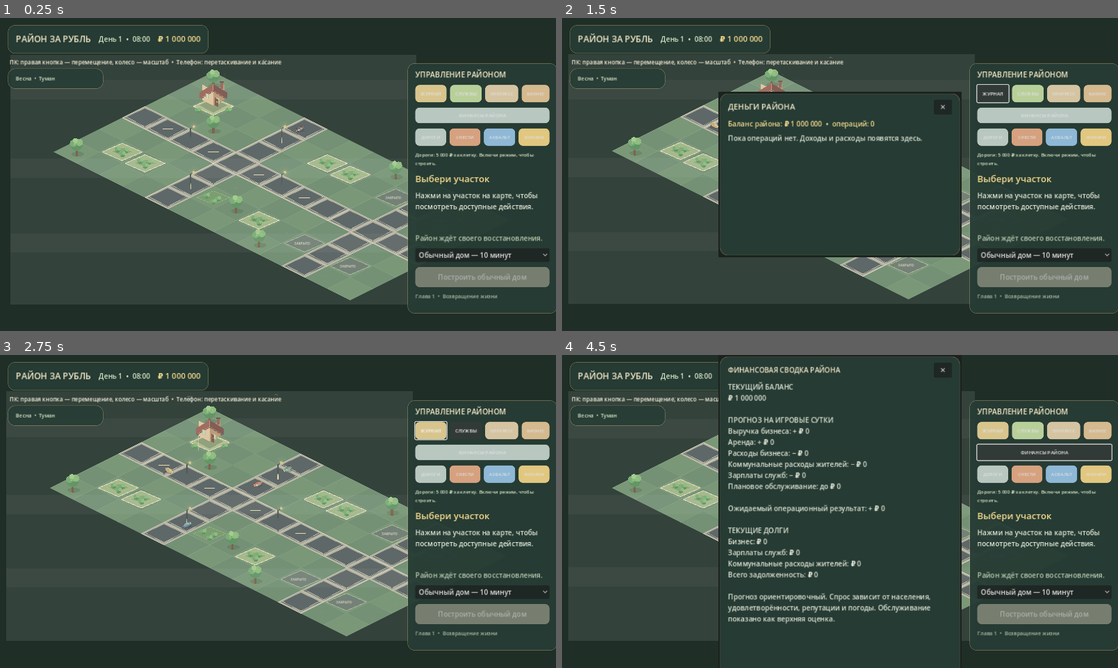
Above: before the commit, frames 1-4 (two rows, left to right).
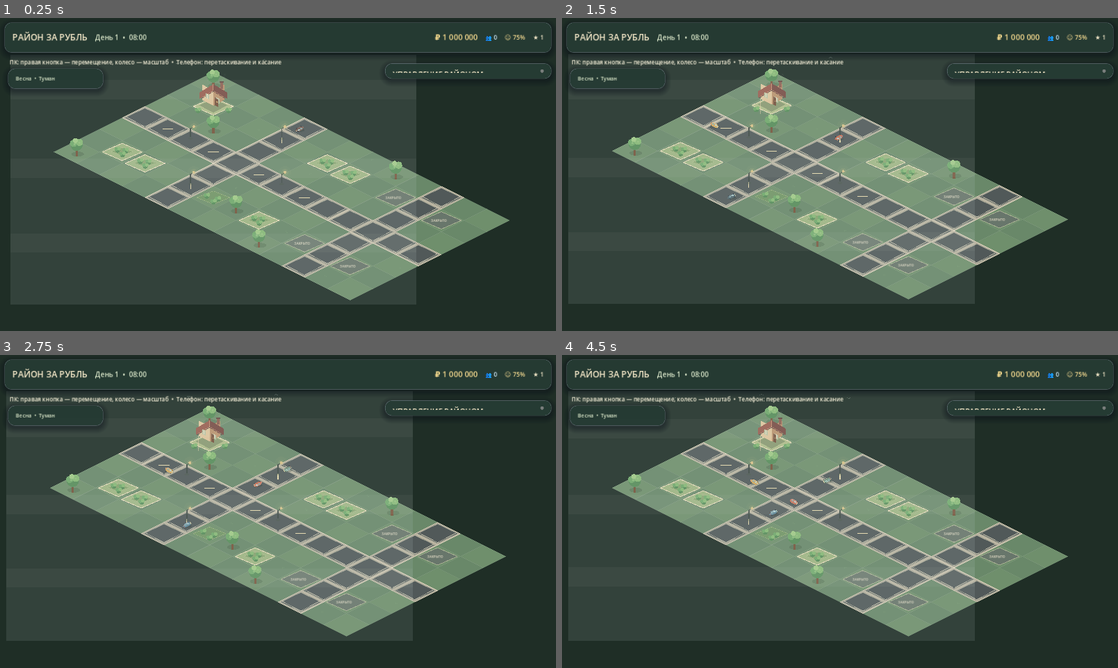
Above: after the commit, the same moments.

Repository: wellbi-creator/rayon-za-rubl
Game: Godot game, scene res://scenes/main.tscn
The game is run twice, just before and just after one commit, with the same random seed, the same clock (stepped at 60 frames per second) and the same inputs.
Inputs (mouse positions are in pixels of both pictures, inside the frame that each line leads up to):
- Up to frame 1 (0.25 s): no input
- Up to frame 2 (1.5 s): move the mouse to (962, 158) at 0.52 s; hold D 0.53-1.25 s; click (962, 158) at 0.67 s; click "ЖУРНАЛ" at 1.25 s
- Up to frame 3 (2.75 s): click "СЛУЖБЫ" at 2 s
- Up to frame 4 (4.5 s): click "ПРОГРЕСС" at 2.75 s; click "БИЗНЕС" at 3.5 s; click "ФИНАНСЫ РАЙОНА" at 4.25 s

The runs differ from the first frame. In frame 1, 11% of the frame differs, in the area x 0-100%, y 1-95%; in frame 2, 30%; in frame 3, 11%; in frame 4, 32%, in the area x 0-100%, y 0-100%.

Commit message:
M6.1: introduce responsive HUD and glass panel styling

Diff:
--- a/scripts/main.gd
+++ b/scripts/main.gd
@@ -98,6 +98,11 @@
 var road_asphalt_button: Button
 var road_lamp_button: Button
 var road_tool_status_label: Label
+var top_hud_panel: PanelContainer
+var district_panel: PanelContainer
+var resident_hud_label: Label
+var satisfaction_hud_label: Label
+var level_hud_label: Label
 
 func _ready() -> void:
 	economy = EconomyServiceScript.new()
@@ -164,7 +169,8 @@
 	_create_progression_popup()
 	_create_district_event_popup()
 
-	var top_panel := PanelContainer.new()
+	top_hud_panel = PanelContainer.new()
+	var top_panel := top_hud_panel
 	top_panel.set_anchors_and_offsets_preset(Control.PRESET_TOP_LEFT)
 	top_panel.position = Vector2(18, 16)
 	top_panel.custom_minimum_size = Vector2(370, 66)
@@ -189,6 +195,18 @@
 	balance_label.add_theme_font_size_override("font_size", 18)
 	balance_label.add_theme_color_override("font_color", Color("#f4d98d"))
 	top_row.add_child(balance_label)
+	resident_hud_label = Label.new()
+	resident_hud_label.add_theme_font_size_override("font_size", 14)
+	resident_hud_label.add_theme_color_override("font_color", Color("#c9e4f2"))
+	top_row.add_child(resident_hud_label)
+	satisfaction_hud_label = Label.new()
+	satisfaction_hud_label.add_theme_font_size_override("font_size", 14)
+	satisfaction_hud_label.add_theme_color_override("font_color", Color("#f2d98e"))
+	top_row.add_child(satisfaction_hud_label)
+	level_hud_label = Label.new()
+	level_hud_label.add_theme_font_size_override("font_size", 14)
+	level_hud_label.add_theme_color_override("font_color", Color("#f4e8c8"))
+	top_row.add_child(level_hud_label)
 
 	hint_label = Label.new()
 	hint_label.text = "ПК: правая кнопка — перемещение, колесо — масштаб  •  Телефон: перетаскивание и касание"
@@ -209,7 +227,8 @@
 	weather_label.mouse_filter = Control.MOUSE_FILTER_IGNORE
 	weather_panel.add_child(weather_label)
 
-	var panel := PanelContainer.new()
+	district_panel = PanelContainer.new()
+	var panel := district_panel
 	panel.set_anchors_and_offsets_preset(Control.PRESET_TOP_RIGHT)
 	panel.offset_left = -342
 	panel.offset_top = 104
@@ -220,7 +239,12 @@
 
 	var content := VBoxContainer.new()
 	content.add_theme_constant_override("separation", 12)
-	panel.add_child(content)
+	var scroll := ScrollContainer.new()
+	scroll.size_flags_horizontal = Control.SIZE_EXPAND_FILL
+	scroll.size_flags_vertical = Control.SIZE_EXPAND_FILL
+	panel.add_child(scroll)
+	content.size_flags_horizontal = Control.SIZE_EXPAND_FILL
+	scroll.add_child(content)
 
 	var heading := Label.new()
 	heading.text = "УПРАВЛЕНИЕ РАЙОНОМ"
@@ -500,6 +524,8 @@
 	footer.add_theme_font_size_override("font_size", 12)
 	footer.add_theme_color_override("font_color", Color("#a9b8a3"))
 	content.add_child(footer)
+	_on_interface_resized()
+	_refresh_top_hud()
 
 
 func _create_transaction_history_popup() -> void:
@@ -1311,10 +1337,23 @@
 
 
 func _on_interface_resized() -> void:
-	if control_root == null or hint_label == null:
-		return
-	# Hide the long desktop hint on narrow landscape screens.
-	hint_label.visible = control_root.size.x >= 900.0
+	if control_root == null:
+		return
+	var viewport_size := control_root.size
+	var compact := viewport_size.x < 1050.0
+	if hint_label != null:
+		hint_label.visible = not compact
+	if top_hud_panel != null:
+		top_hud_panel.position = Vector2(10, 10)
+		top_hud_panel.size = Vector2(maxf(0.0, viewport_size.x - 20.0), 62.0 if compact else 70.0)
+		top_hud_panel.custom_minimum_size = Vector2(maxf(0.0, viewport_size.x - 20.0), 62.0 if compact else 70.0)
+	if district_panel != null:
+		var panel_width := clampf(viewport_size.x * (0.37 if compact else 0.30), 270.0, 390.0)
+		district_panel.set_anchors_and_offsets_preset(Control.PRESET_TOP_RIGHT)
+		district_panel.offset_left = -panel_width - 10.0
+		district_panel.offset_top = 82.0 if compact else 104.0
+		district_panel.offset_right = -10.0
+		district_panel.offset_bottom = -10.0
 
 func _panel_style(color: Color, alpha: float) -> StyleBoxFlat:
 	var style := StyleBoxFlat.new()
@@ -1327,13 +1366,18 @@
 	style.content_margin_right = 18
 	style.content_margin_top = 14
 	style.content_margin_bottom = 14
-	style.border_color = Color("#d6c18b", 0.35)
+	style.border_color = Color("#c9d7e8", 0.20)
 	style.set_border_width_all(1)
+	style.shadow_color = Color(0.02, 0.04, 0.08, 0.38)
+	style.shadow_size = 14
+	style.shadow_offset = Vector2(0, 5)
 	return style
 
 func _button_style(color: Color) -> StyleBoxFlat:
 	var style := StyleBoxFlat.new()
 	style.bg_color = color
+	style.border_color = Color("#ffffff", 0.18)
+	style.set_border_width_all(1)
 	style.corner_radius_top_left = 10
 	style.corner_radius_top_right = 10
 	style.corner_radius_bottom_left = 10
@@ -1343,7 +1387,18 @@
 	return style
 
 func _update_balance() -> void:
-	balance_label.text = "₽ %s" % _format_money(economy.balance)
+	if balance_label != null:
+		balance_label.text = "₽ %s" % _format_money(economy.balance)
+	_refresh_top_hud()
+
+func _refresh_top_hud() -> void:
+	if resident_hud_label == null or resident_service == null:
+		return
+	resident_hud_label.text = "👥 %s" % _format_money(resident_service.get_total_resident_count())
+	if satisfaction_hud_label != null:
+		satisfaction_hud_label.text = "☺ %d%%" % roundi(_get_average_resident_satisfaction())
+	if level_hud_label != null and progression_service != null:
+		level_hud_label.text = "★ %d" % progression_service.get_level()
 
 func _get_average_resident_satisfaction() -> float:
 	if resident_service == null:
@@ -2083,6 +2138,7 @@
 
 func _on_residents_changed(plot_id: int) -> void:
 	world.set_resident_groups(resident_service.get_resident_display_data())
+	_refresh_top_hud()
 	if selected_plot_id == plot_id:
 		_on_plot_selected(plot_id)
 
